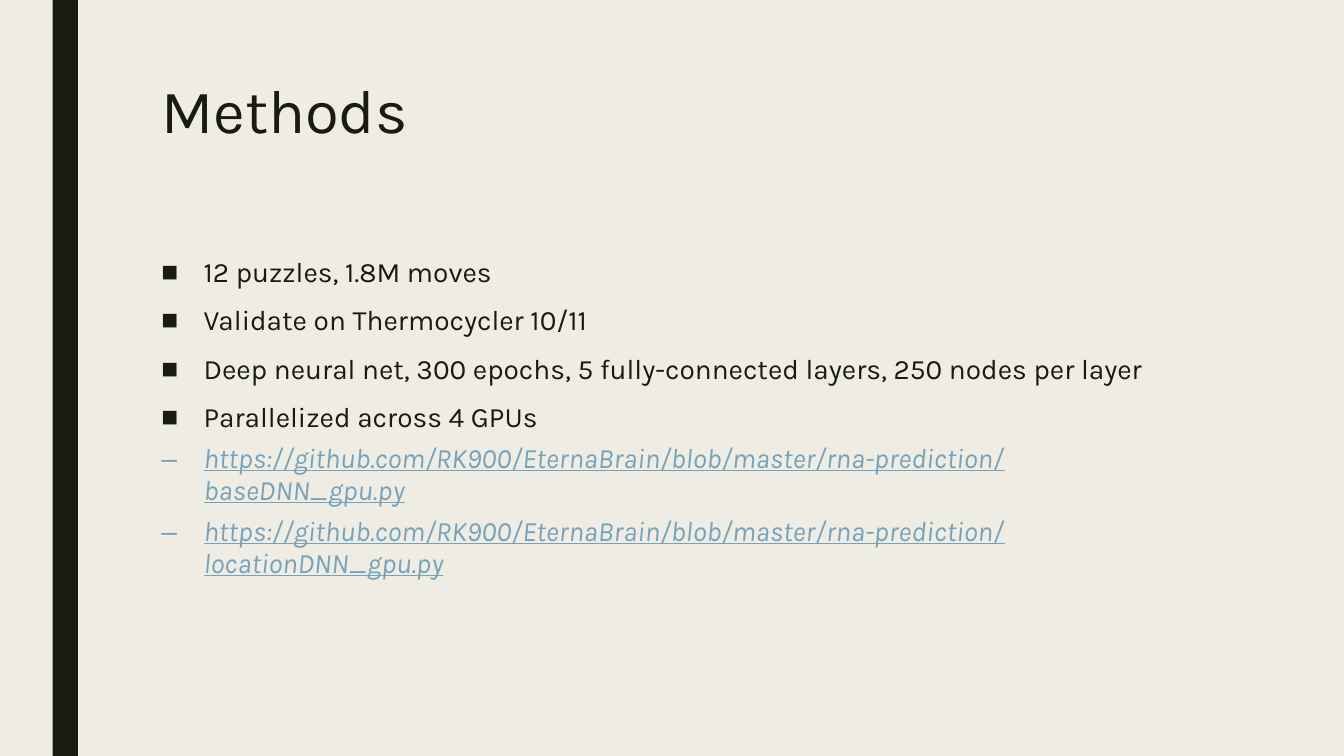
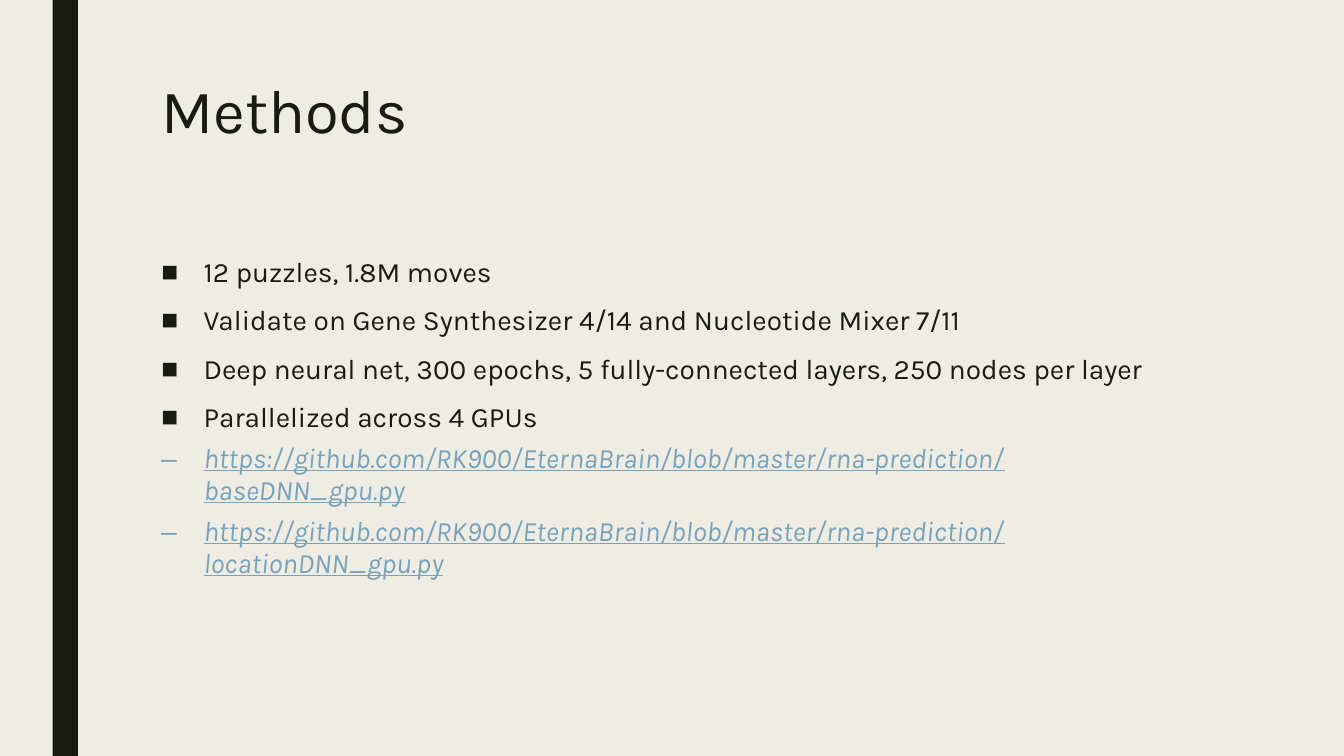
Before and after one commit to eternagame/EternaBrain, a slide deck: slide 3 of updates/7-13-17.pptx. Drawn at 1344x756 pixels with LibreOffice and Linux fonts; fonts in the diff are those of the drawing. Boxes give left, top, right and bottom in pixels: in the first picture for what was removed or moved away, otherwise in the second. Text is boxed around its words. In the diff, an @@ line names an element or a change of style, - is before the commit and + after.

```diff
--- a/updates/7-13-17.pptx
+++ b/updates/7-13-17.pptx
@@ text at (204, 309, 960, 337): text changed @@
-■ Validate on Thermocycler 10/11
+■ Validate on Gene Synthesizer 4/14 and Nucleotide Mixer 7/11
```
Also in this commit, not shown: 1 other slide changed, 2 slides added, 1 slide removed.
